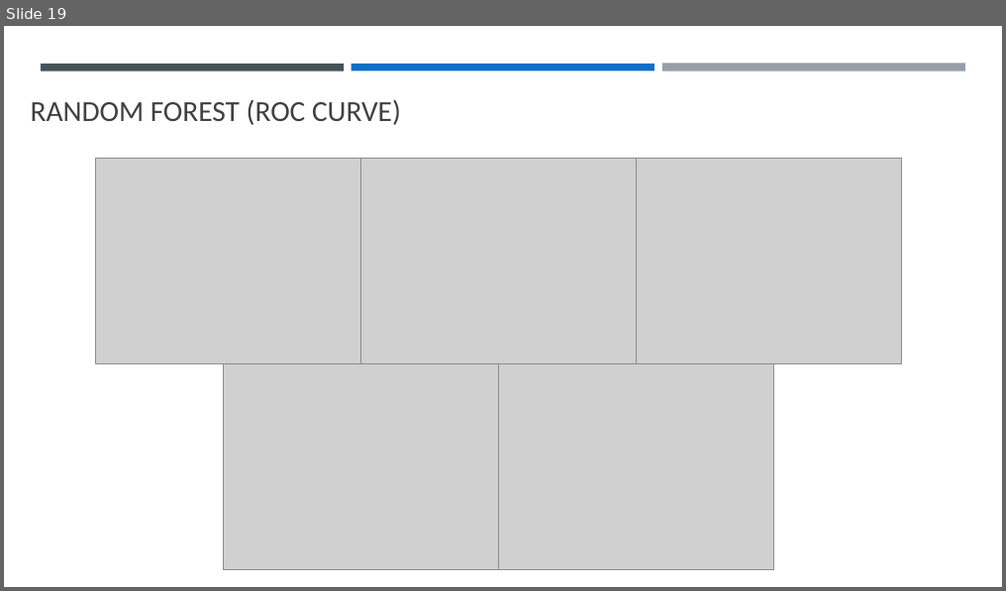
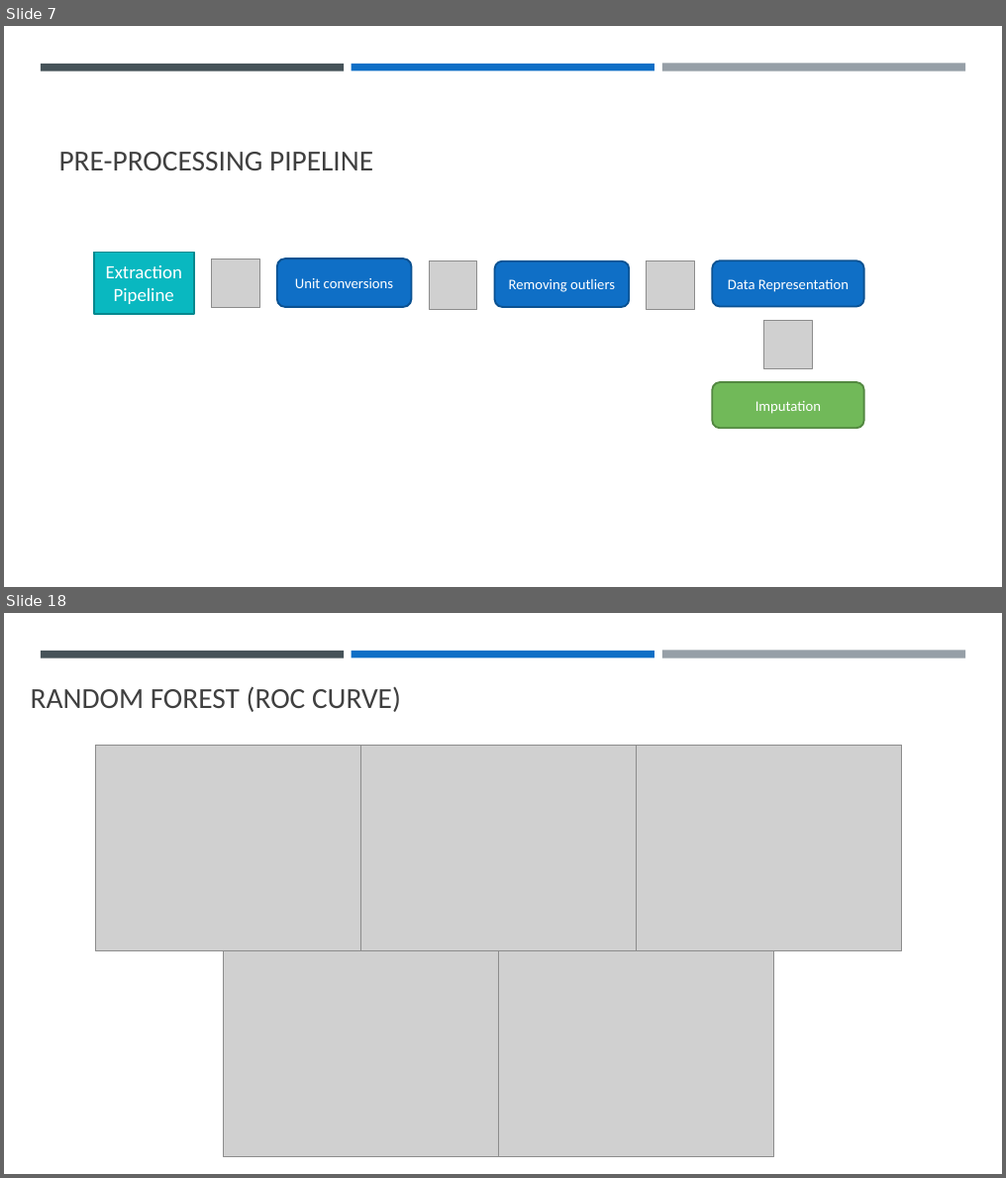
Before and after one commit to llhtoby/MIMIC-III-ML, a slide deck: presentation/Final Presentation.pptx. Shown one above the other, each under a label of ours: slide 19 before the commit, slides 7 and 18 after it; the slides between them are not shown. The pictures are 1006x591 and 1006x1178 pixels, drawn with LibreOffice and Linux fonts; fonts in the diff are those of the drawing; grey boxes stand for pictures. Boxes give left, top, right and bottom in pixels: in the first picture for what was removed or moved away, otherwise in the second. Text is boxed around its words. In the diff, an @@ line names an element or a change of style, - is before the commit and + after.

```diff
--- a/presentation/Final Presentation.pptx
+++ b/presentation/Final Presentation.pptx
@@ slide 7 added at [4,26,1002,587], background #FFFFFF; not listed: 3 template elements that a slide beside it also shows @@
@@ title added at [59,152,373,171], 28 pt, text #404040 @@
+PRE-PROCESSING PIPELINE
@@ rectangle added at [94,252,193,313], fill #09B8C0, outline #07888E 1.75 pt, 18 pt, text #FFFFFF @@
+Extraction Pipeline
@@ picture added at [211,259,260,307] @@
@@ rounded rectangle added at [277,259,412,307], fill #0F6FC6, outline #0B5292 1.75 pt, 14 pt, text #FFFFFF @@
+Unit conversions
@@ picture added at [430,261,478,310] @@
@@ rounded rectangle added at [494,261,629,307], fill #0F6FC6, outline #0B5292 1.75 pt, 14 pt, text #FFFFFF @@
+Removing outliers
@@ picture added at [647,261,695,310] @@
@@ rounded rectangle added at [712,261,864,307], fill #0F6FC6, outline #0B5292 1.75 pt, 14 pt, text #FFFFFF @@
+Data Representation
@@ picture added at [764,320,813,369] @@
@@ rounded rectangle added at [712,382,864,428], fill #71B959, outline #548942 1.75 pt, 14 pt, text #FFFFFF @@
+Imputation
@@ what was slide 19 is now slide 18 @@
```
Also in this commit, not shown: 5 slides changed, 19 other slides added, 8 slides removed, 49 other files.
